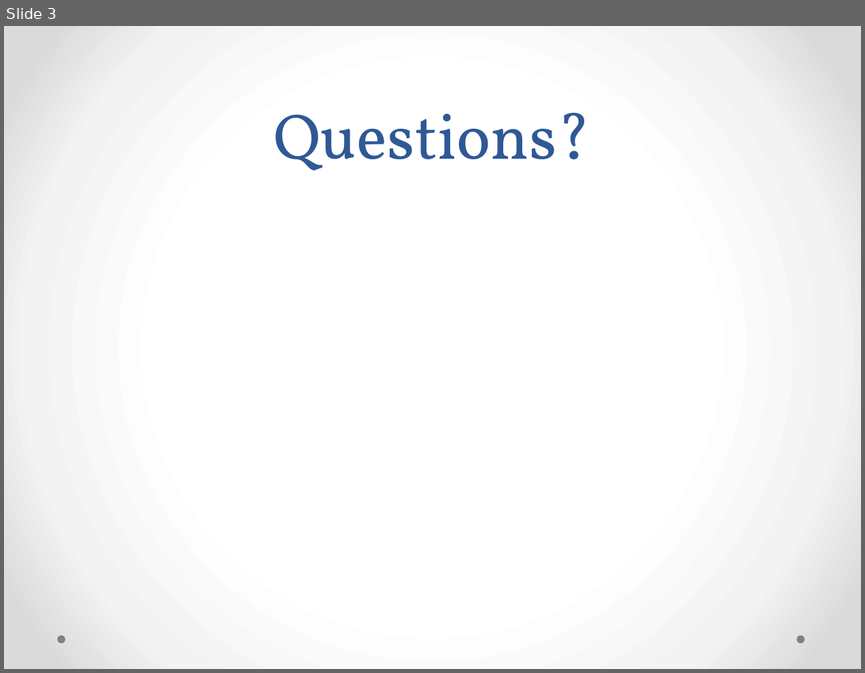
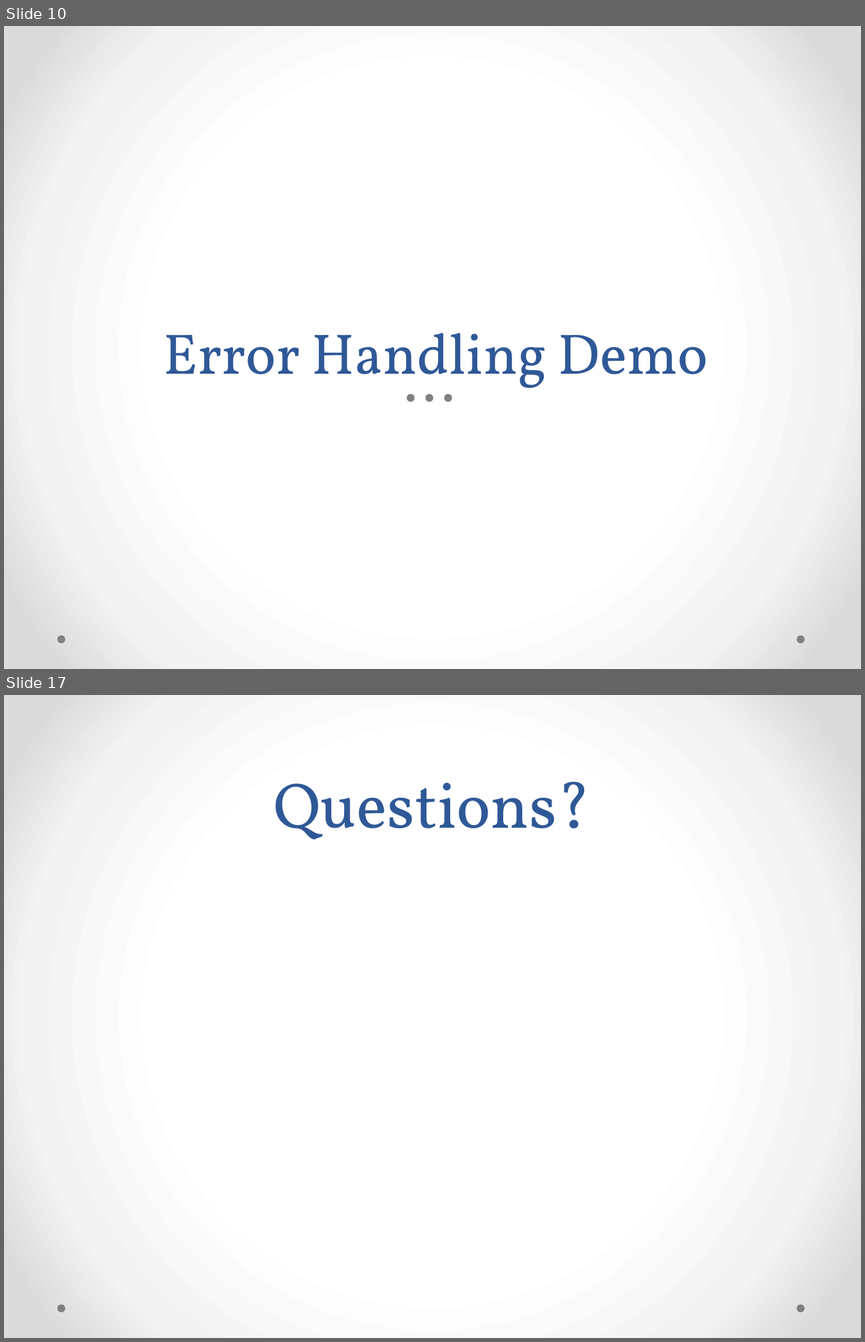
Before and after one commit to ekepes/Presentations, a slide deck: GetOnTheBus/Get on the Bus with MassTransit.pptx. Shown one above the other, each under a label of ours: slide 3 before the commit, slides 10 and 17 after it; the slides between them are not shown. The pictures are 865x673 and 865x1342 pixels, drawn with LibreOffice and Linux fonts; fonts in the diff are those of the drawing. Boxes give left, top, right and bottom in pixels: in the first picture for what was removed or moved away, otherwise in the second. Text is boxed around its words. In the diff, an @@ line names an element or a change of style, - is before the commit and + after.

```diff
--- a/GetOnTheBus/Get on the Bus with MassTransit.pptx
+++ b/GetOnTheBus/Get on the Bus with MassTransit.pptx
@@ slide 10 added at [4, 26, 861, 669], background gradient #FFFFFF to #F4F4F4 to #DADADA; not listed: 2 template elements that a slide beside it also shows @@
@@ title added at [164, 333, 708, 399], 48 pt, text #2F5897 @@
+Error Handling Demo
@@ ellipse added at [407, 394, 415, 401], fill #808080 @@
@@ ellipse added at [426, 394, 433, 401], fill #808080 @@
@@ ellipse added at [445, 394, 452, 401], fill #808080 @@
@@ what was slide 3 is now slide 17 @@
```
Also in this commit, not shown: 3 slides changed, 13 other slides added, 1 other file.
